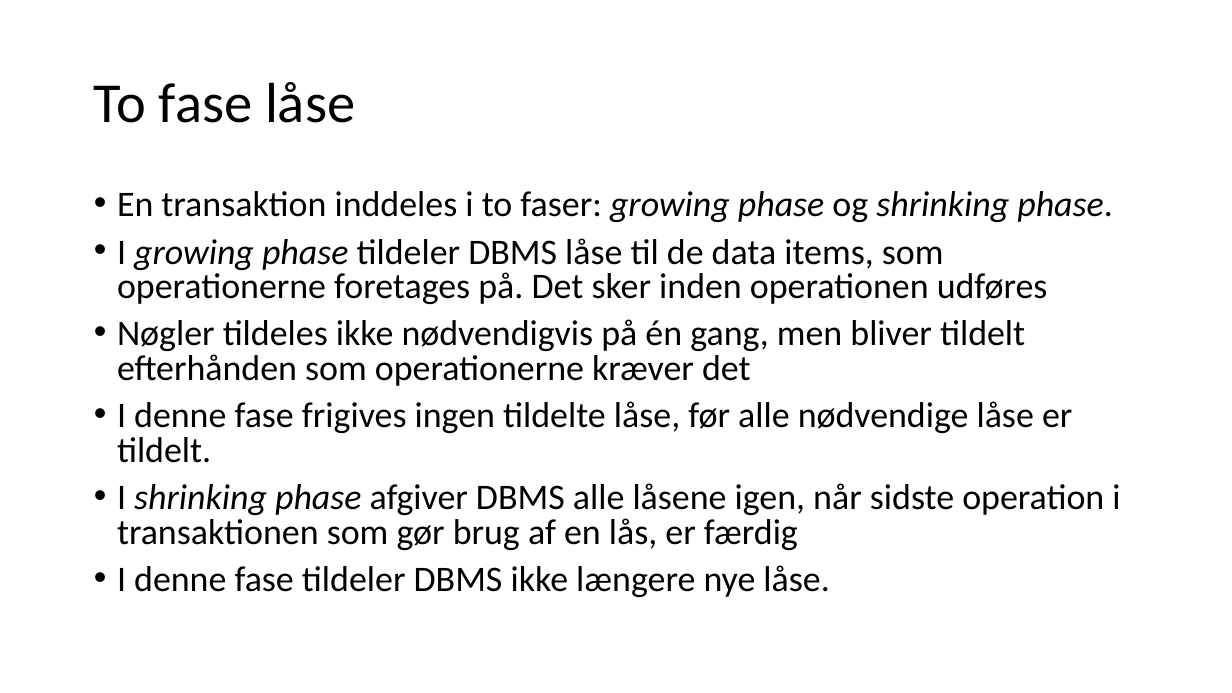
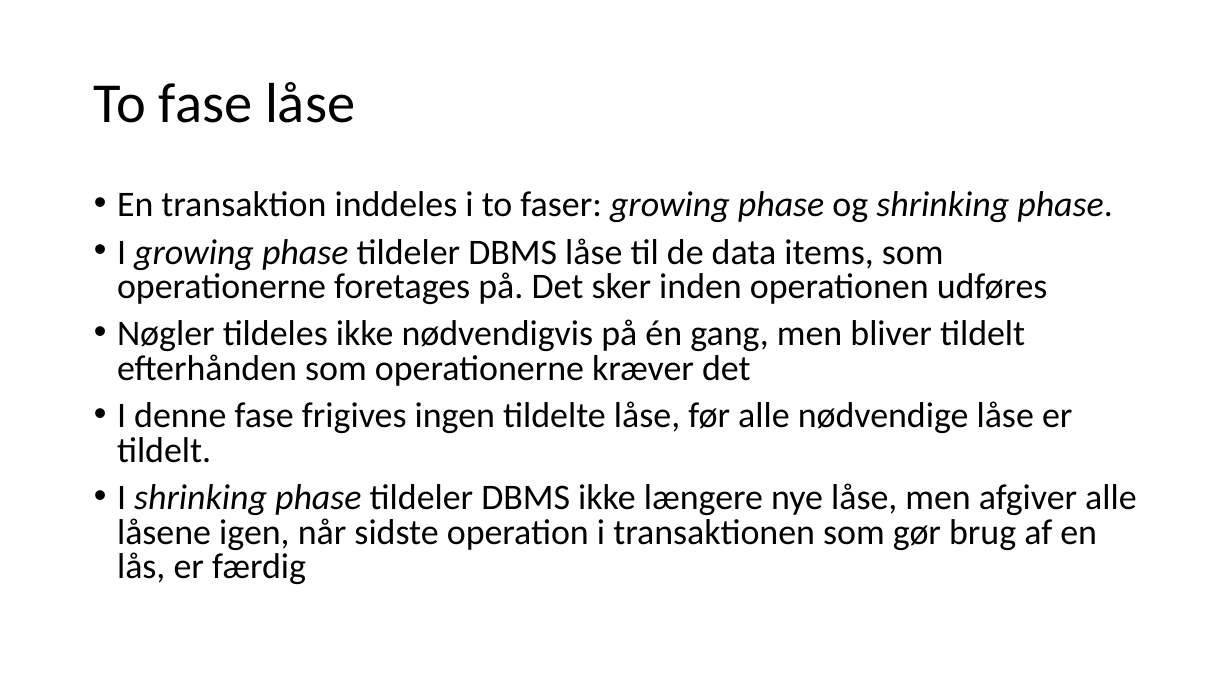
Before and after one commit to JensErikPedersen/misc, a slide deck: slide 9 of eventmanagement/Præsentation.pptx (slide 10 before the commit). Drawn at 1232x693 pixels with LibreOffice and Linux fonts; fonts in the diff are those of the drawing. Boxes give left, top, right and bottom in pixels: in the first picture for what was removed or moved away, otherwise in the second. Text is boxed around its words. In the diff, an @@ line names an element or a change of style, - is before the commit and + after.

```diff
--- a/eventmanagement/Præsentation.pptx
+++ b/eventmanagement/Præsentation.pptx
@@ text at <box>117,483,1137,584</box>: text changed @@
-• I shrinking phase afgiver DBMS alle låsene igen, når sidste operation i transaktionen som gør brug af en lås, er færdig
-• I denne fase tildeler DBMS ikke længere nye låse.
+• I shrinking phase tildeler DBMS ikke længere nye låse, men afgiver alle låsene igen, når sidste operation i transaktionen som gør brug af en lås, er færdig
```
Also in this commit, not shown: 2 other slides changed, 1 slide removed, 11 other files.
